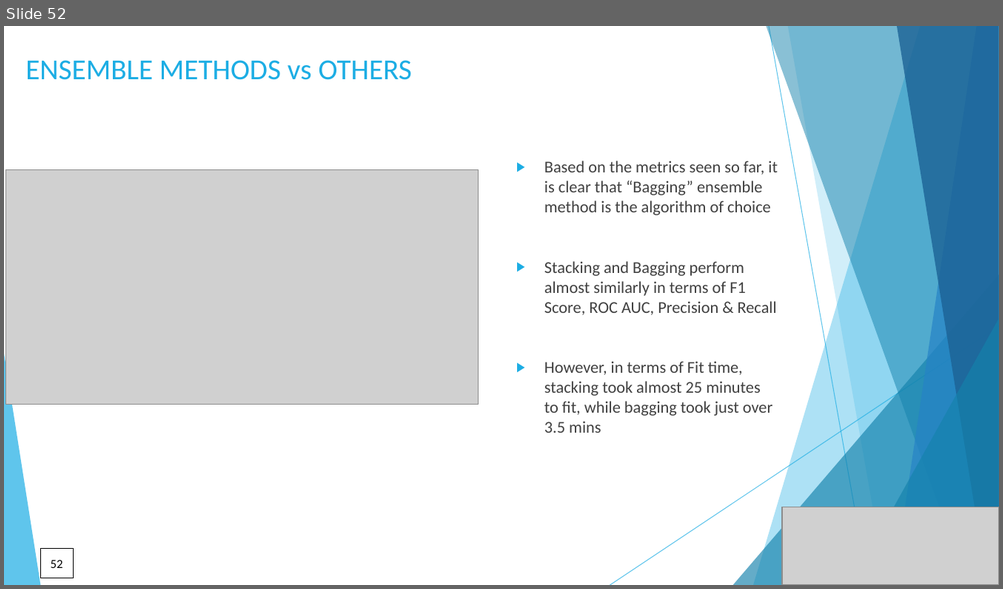
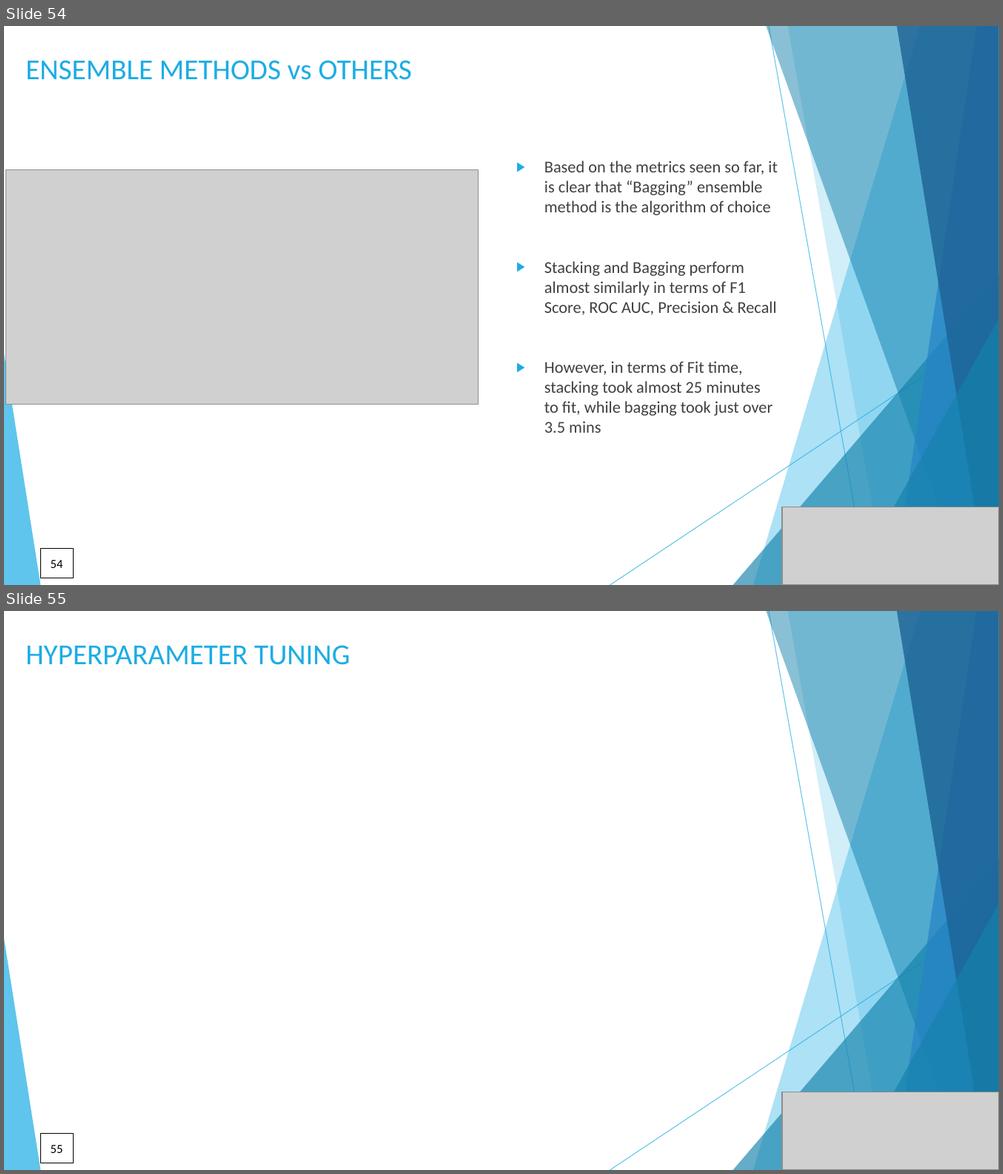
Before and after one commit to DataKnightsAI/Text-Classification-for-News-Summaries, a slide deck: presentation/CSML-1010-Group 20-project final presentation.pptx. Shown one above the other, each under a label of ours: slide 52 before the commit, slides 54 and 55 after it. The pictures are 1003x589 and 1003x1174 pixels, drawn with LibreOffice and Linux fonts; fonts in the diff are those of the drawing; grey boxes stand for pictures. Boxes give left, top, right and bottom in pixels: in the first picture for what was removed or moved away, otherwise in the second. Text is boxed around its words. In the diff, an @@ line names an element or a change of style, - is before the commit and + after.

```diff
--- a/presentation/CSML-1010-Group 20-project final presentation.pptx
+++ b/presentation/CSML-1010-Group 20-project final presentation.pptx
@@ slide 55 added at (4,611,999,1170), background #FFFFFF; not listed: 10 template elements that a slide beside it also shows @@
@@ text added at (25,645,350,665), 28 pt, text #1CADE4 @@
+HYPERPARAMETER TUNING
@@ picture added at (782,1092,999,1170) @@
@@ page number added at (40,1134,73,1164), outline #000000 0.75 pt, 12 pt, text #000000 @@
+55
@@ what was slide 52 is now slide 54 @@
@@ page number at (51,560,63,568): text changed @@
-52
+54
```
Also in this commit, not shown: 3 slides changed, 4 other slides added.
